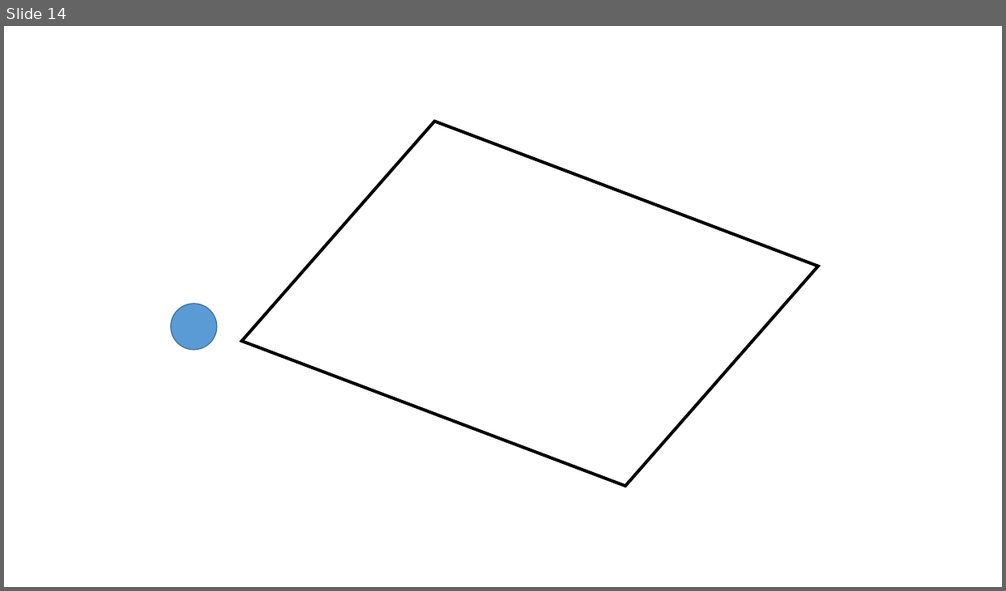
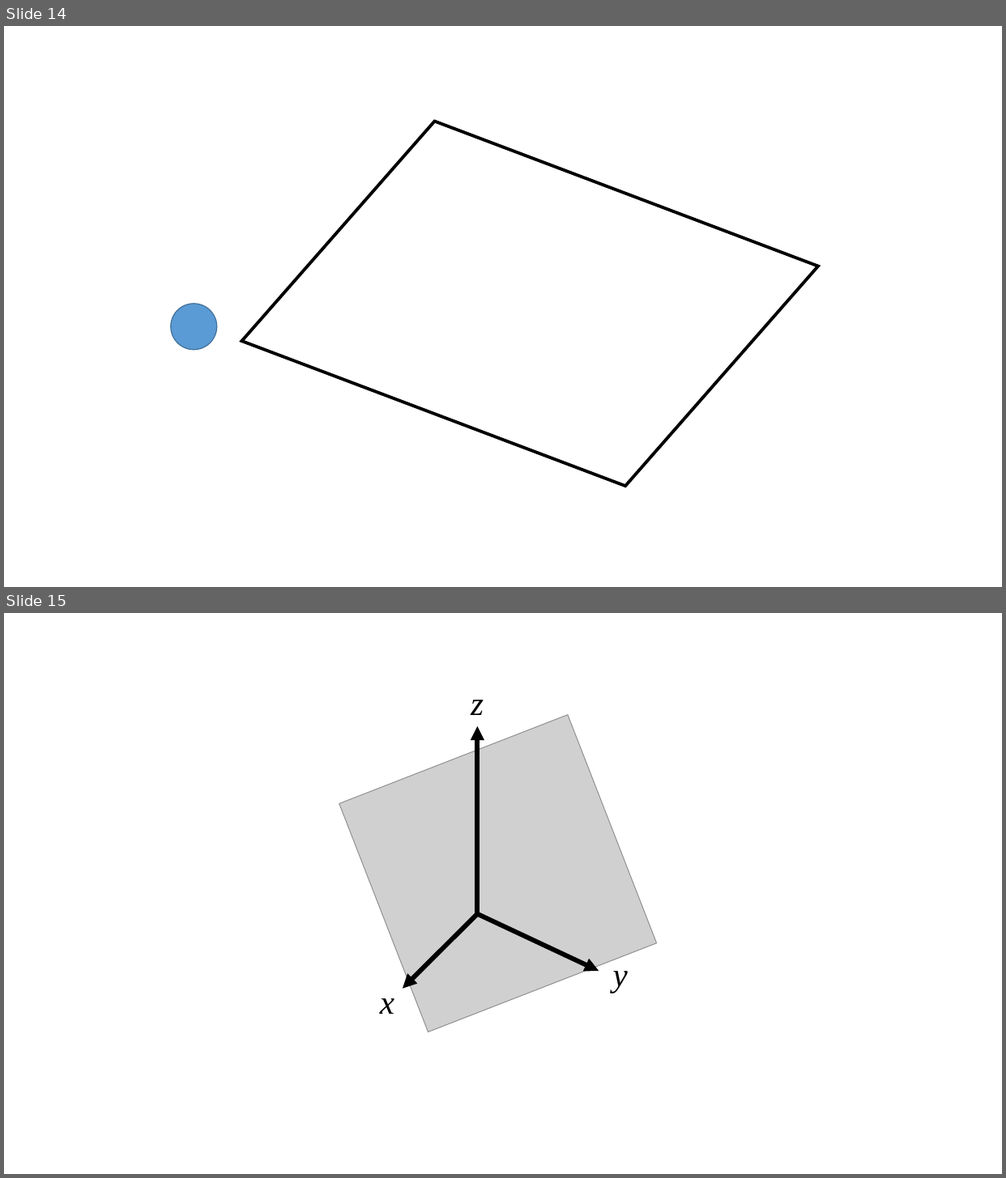
Before and after one commit to doraiden555/git_for_SII, a slide deck: パワポ/fig/プレゼンテーション1.pptx. Shown one above the other, each under a label of ours: slide 14 before the commit, slides 14 and 15 after it. The pictures are 1006x591 and 1006x1178 pixels, drawn with LibreOffice and Linux fonts; fonts in the diff are those of the drawing; grey boxes stand for pictures. Boxes give left, top, right and bottom in pixels: in the first picture for what was removed or moved away, otherwise in the second. Text is boxed around its words. In the diff, an @@ line names an element or a change of style, - is before the commit and + after.

```diff
--- a/パワポ/fig/プレゼンテーション1.pptx
+++ b/パワポ/fig/プレゼンテーション1.pptx
@@ slide 15 added at [4, 613, 1002, 1174], background #FFFFFF @@
@@ text added at [471, 700, 484, 715], 32 pt, text #000000, italic @@
+z
@@ picture added at [339, 714, 657, 1033] @@
@@ arrow added from (477, 915) to (477, 726), #000000 4.5 pt @@
@@ arrow added from (477, 914) to (403, 989), #000000 4.5 pt @@
@@ arrow added from (477, 914) to (599, 971), #000000 4.5 pt @@
@@ text added at [613, 971, 628, 993], 32 pt, text #000000, italic @@
+y
@@ text added at [380, 999, 394, 1014], 32 pt, text #000000, italic @@
+x
```
Also in this commit, not shown: 2 other files.
